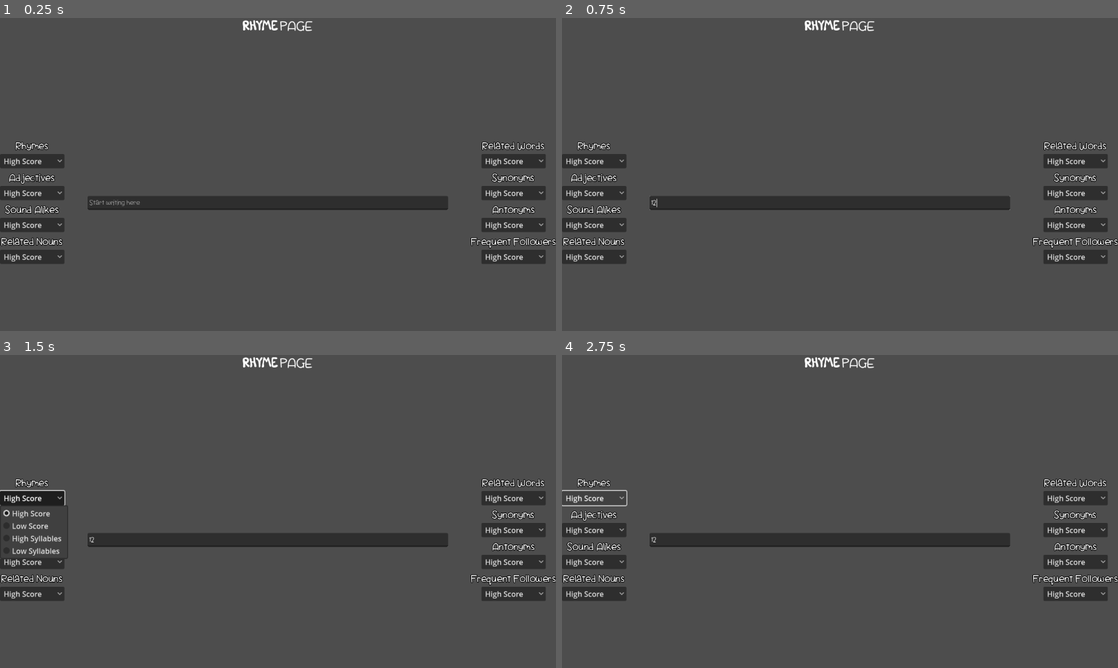
Above: before the commit, frames 1-4 (two rows, left to right).
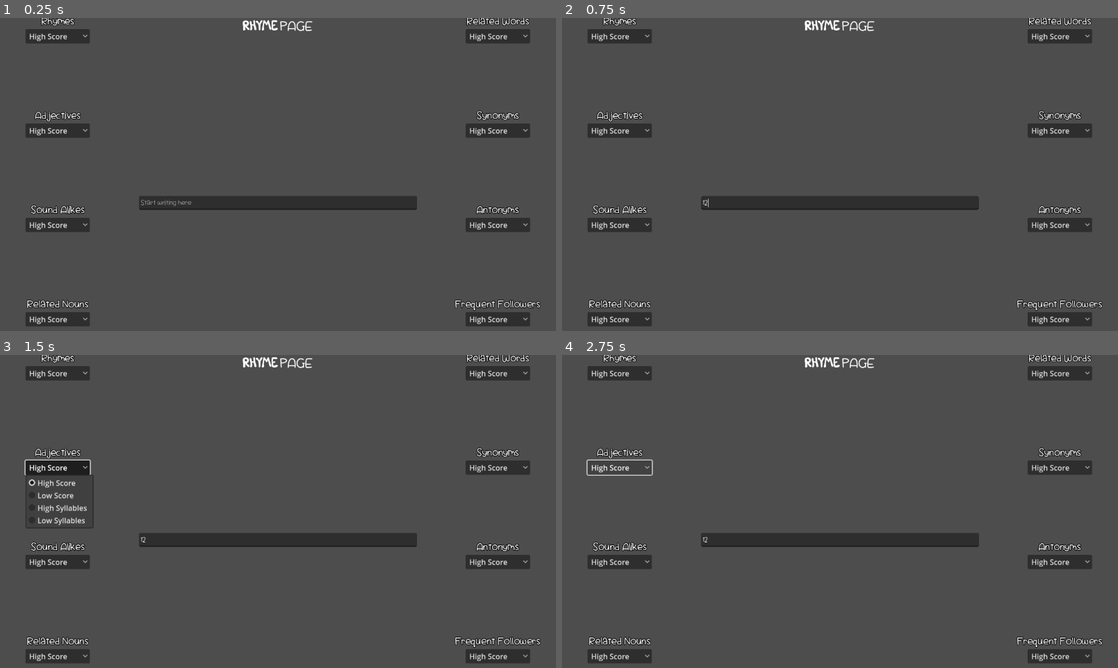
Above: after the commit, the same moments.

Repository: Arrangedgodly/rhymepage
Game: Godot game, scene res://scenes/main.tscn
Two runs of this game, one before a commit and one after it. Both use one fixed random seed, a clock stepped at 60 frames per second and the inputs below.
Inputs (mouse positions are in pixels of both pictures, inside the frame that each line leads up to):
- Up to frame 1 (0.25 s): no input
- Up to frame 2 (0.75 s): click (828, 202) at 0.52 s; type "12" at 0.6 s
- Up to frame 3 (1.5 s): click "High Score" at 1.25 s
- Up to frame 4 (2.75 s): click "High Score" at 2 s

The runs differ from the first frame. In frame 1, 9.4% of the frame differs, in the area x 0-100%, y 0-99%; in frame 2, 9.4%; in frame 3, 9.5%; in frame 4, 8.9%.

Commit message:
finished the api rework to make things less repetitive

Diff:
--- a/scenes/results.tscn
+++ b/scenes/results.tscn
@@ -4,11 +4,14 @@
 [ext_resource type="FontFile" uid="uid://cqdw8jtdo3441" path="res://assets/fonts/Scrambled Tofu.otf" id="1_i2nlm"]
 
 [node name="Results" type="VBoxContainer"]
+clip_contents = true
+custom_minimum_size = Vector2(250, 200)
 offset_right = 242.0
 offset_bottom = 61.0
 script = ExtResource("1_g4nmy")
 
 [node name="Label" type="Label" parent="."]
+layout_direction = 1
 layout_mode = 2
 theme_override_constants/outline_size = 5
 theme_override_fonts/font = ExtResource("1_i2nlm")
--- a/scripts/api.gd
+++ b/scripts/api.gd
@@ -20,7 +20,7 @@
 	"freq_follower": "rel_bga"
 }
 const BASE_URL = "https://api.datamuse.com/words?"
-const END_URL = "&v=enwiki&max=50"
+const END_URL = "&v=enwiki&max=16"
 
 # Store HTTP requests and results
 var requests = {}
--- a/scripts/main.gd
+++ b/scripts/main.gd
@@ -2,20 +2,25 @@
 
 @onready var body: TextEdit = $Grid/CenterMenu/Body
 @onready var api: Node = $Api
-@onready var rhymes: VBoxContainer = $Grid/LeftMenu/Rhymes
-@onready var adjectives: VBoxContainer = $Grid/LeftMenu/Adjectives
-@onready var sound_alikes: VBoxContainer = $Grid/LeftMenu/SoundAlikes
-@onready var nouns: VBoxContainer = $Grid/LeftMenu/Nouns
-@onready var words: VBoxContainer = $Grid/RightMenu/Words
-@onready var synonyms: VBoxContainer = $Grid/RightMenu/Synonyms
-@onready var antonyms: VBoxContainer = $Grid/RightMenu/Antonyms
-@onready var freq_followers: VBoxContainer = $Grid/RightMenu/FreqFollowers
+
+var menus = {}
+var menu_types = [
+	["LeftMenu", ["Rhymes", "Adjectives", "SoundAlikes", "Nouns"]],
+	["RightMenu", ["Words", "Synonyms", "Antonyms", "FreqFollowers"]]
+]
 
 func _ready() -> void:
+	_setup_menus()
 	body.new_last_word.connect(_on_body_new_last_word)
-	rhymes.word_selected.connect(body.add_last_word)
-	adjectives.word_selected.connect(body.add_last_word)
+
+func _setup_menus() -> void:
+	for menu in menu_types:
+		var menu_path = menu[0]
+		for item in menu[1]:
+			var node = get_node("Grid/" + menu_path + "/" + item)
+			menus[item.to_lower()] = node
+			node.word_selected.connect(body.add_last_word)
 
 func _on_body_new_last_word(new_word: String) -> void:
-	api.rhyme_request(new_word)
-	api.adjective_request(new_word)
+	for menu_name in menus:
+		menus[menu_name].request_word(new_word)
